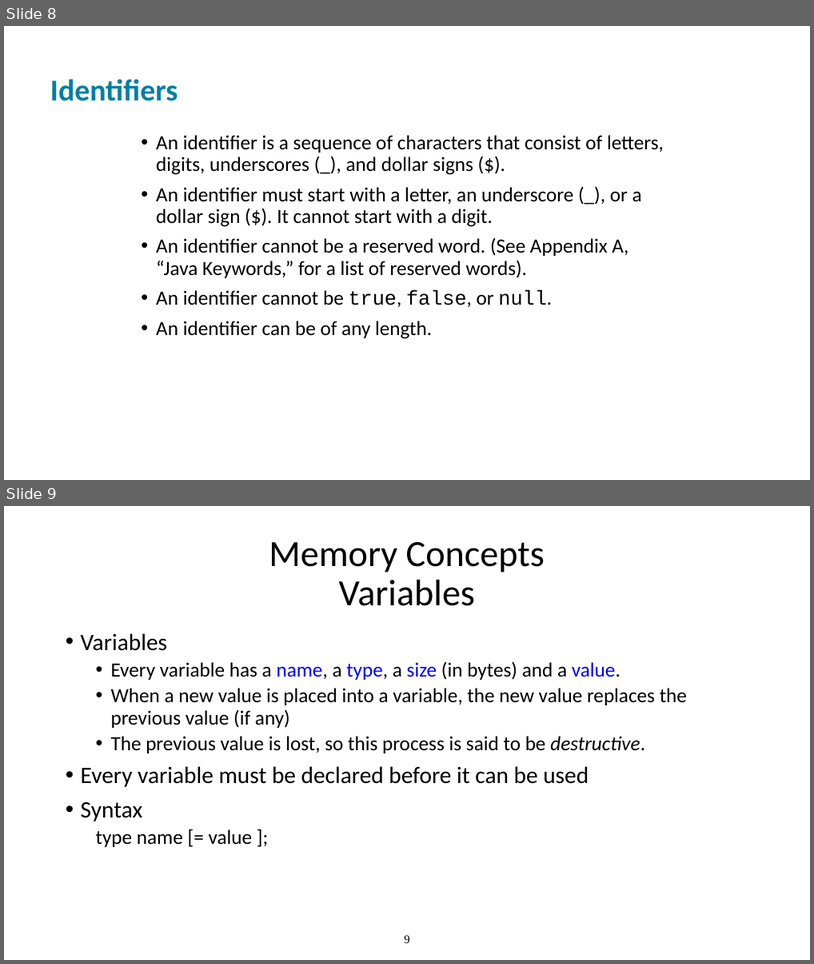
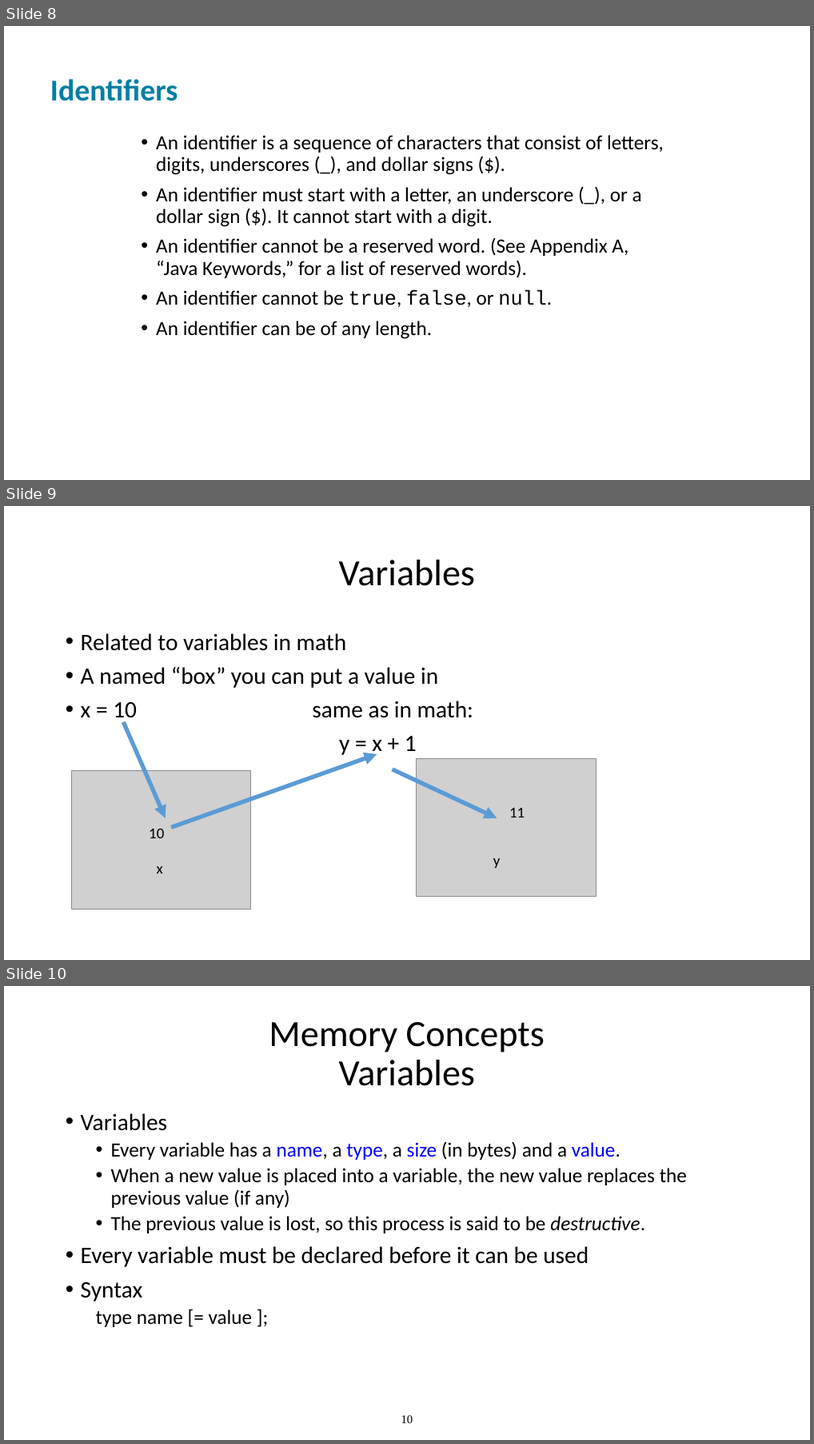
Before and after one commit to bzartoshty/bzartoshty.github.io, a slide deck: COMP110/Lectures/Chapter2/Chapter02.pptx. Shown one above the other, each under a label of ours: slides 8 and 9 before the commit, slides 8, 9 and 10 after it. The pictures are 814x964 and 814x1444 pixels, drawn with LibreOffice and Linux fonts; fonts in the diff are those of the drawing; grey boxes stand for pictures. Boxes give left, top, right and bottom in pixels: in the first picture for what was removed or moved away, otherwise in the second. Text is boxed around its words. In the diff, an @@ line names an element or a change of style, - is before the commit and + after.

```diff
--- a/COMP110/Lectures/Chapter2/Chapter02.pptx
+++ b/COMP110/Lectures/Chapter2/Chapter02.pptx
@@ slide 9 added at [4,506,810,960], background #FFFFFF @@
@@ title added at [339,560,475,586], 44 pt, text #000000 @@
+Variables
@@ text added at [81,633,474,757], 28 pt, text #000000 @@
+• Related to variables in math
+• A named “box” you can put a value in
+• x = 10 same as in math:
+y = x + 1
@@ arrow added from (124, 722) to (166, 818), #5B9BD5 5 pt @@
@@ arrow added from (171, 828) to (378, 754), #5B9BD5 5 pt @@
@@ arrow added from (392, 769) to (497, 818), #5B9BD5 5 pt @@
@@ picture added at [417,758,596,896] @@
@@ picture added at [72,771,251,909] @@
@@ text added at [510,808,525,817], 18 pt, text #000000 @@
+11
@@ text added at [149,828,164,838], 18 pt, text #000000 @@
+10
@@ text added at [494,858,501,868], 18 pt, text #000000 @@
+y
@@ text added at [157,866,163,873], 18 pt, text #000000 @@
+x
@@ what was slide 9 is now slide 10 @@
@@ page number at [402,1415,414,1423]: text changed @@
-9
+10
```
Also in this commit, not shown: 2 slides changed, 1 other slide added, 1 other file.
